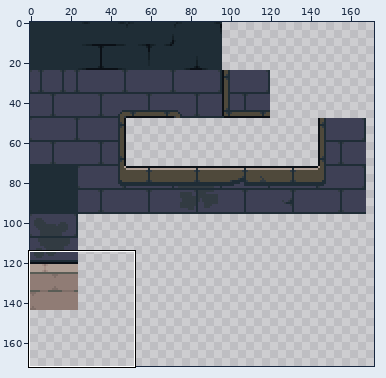
File history of a sprite sheet, Sprites/sewer_lower.png. Above, an overview of the earlier version with the close-up marked.
Close-up. Before the commit:
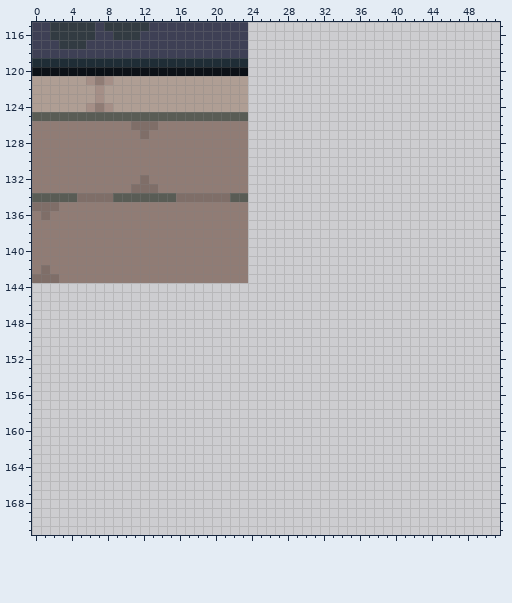
The file is 240x240 pixels. Shown: x 0..51, y 115..171. The wide view leaves out empty margins.
And afterwards:
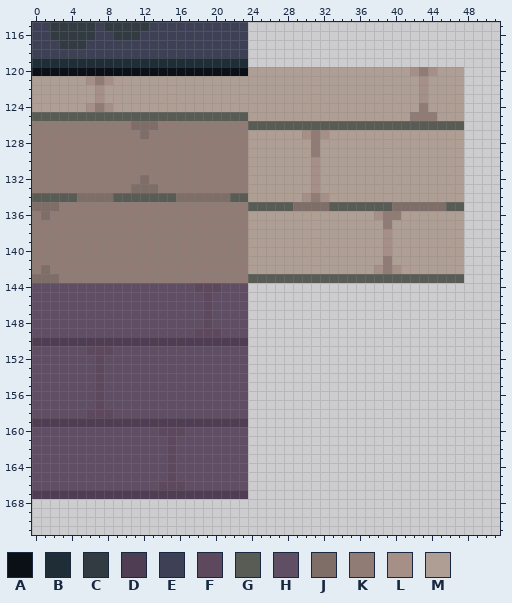
Palette (. is transparent): A #0b1016  B #1f2d36  C #323b42  D #4f3e53  E #3e4055  F #5e485e  G #595c55  H #5f4e64  J #7f6e68  K #907c75  L #a58f87  M #af9e94
Edits made:
@@ x 0..51 @@
 119 BBBBBBBBBBBBBBBBBBBBBBBB............................
-120 AAAAAAAAAAAAAAAAAAAAAAAA............................
-121 MMMMMMLKLMMMMMMMMMMMMMMM............................
-122 MMMMMMMLMMMMMMMMMMMMMMMM............................
-123 MMMMMMMLMMMMMMMMMMMMMMMM............................
-124 MMMMMMLKLMMMMMMMMMMMMMMM............................
-125 GGGGGGGGGGGGGGGGGGGGGGGG............................
-126 KKKKKKKKKKKJJJKKKKKKKKKK............................
-127 KKKKKKKKKKKKJKKKKKKKKKKK............................
-128 KKKKKKKKKKKKKKKKKKKKKKKK............................
-129 KKKKKKKKKKKKKKKKKKKKKKKK............................
-130 KKKKKKKKKKKKKKKKKKKKKKKK............................
-131 KKKKKKKKKKKKKKKKKKKKKKKK............................
-132 KKKKKKKKKKKKJKKKKKKKKKKK............................
-133 KKKKKKKKKKKJJJKKKKKKKKKK............................
-134 GGGGGJJJJGGGGGGGJJJJJJGG............................
-135 JJJKKKKKKKKKKKKKKKKKKKKK............................
-136 KJKKKKKKKKKKKKKKKKKKKKKK............................
-137 KKKKKKKKKKKKKKKKKKKKKKKK............................
-138 KKKKKKKKKKKKKKKKKKKKKKKK............................
-139 KKKKKKKKKKKKKKKKKKKKKKKK............................
-140 KKKKKKKKKKKKKKKKKKKKKKKK............................
-141 KKKKKKKKKKKKKKKKKKKKKKKK............................
-142 KJKKKKKKKKKKKKKKKKKKKKKK............................
-143 JJJKKKKKKKKKKKKKKKKKKKKK............................
-144 ....................................................
-145 ....................................................
-146 ....................................................
-147 ....................................................
-148 ....................................................
-149 ....................................................
-150 ....................................................
-151 ....................................................
-152 ....................................................
-153 ....................................................
-154 ....................................................
-155 ....................................................
-156 ....................................................
-157 ....................................................
-158 ....................................................
-159 ....................................................
-160 ....................................................
-161 ....................................................
-162 ....................................................
-163 ....................................................
-164 ....................................................
-165 ....................................................
-166 ....................................................
-167 ....................................................
+120 AAAAAAAAAAAAAAAAAAAAAAAAMMMMMMMMMMMMMMMMMMLKLMMM....
+121 MMMMMMLKLMMMMMMMMMMMMMMMMMMMMMMMMMMMMMMMMMMLMMMM....
+122 MMMMMMMLMMMMMMMMMMMMMMMMMMMMMMMMMMMMMMMMMMMLMMMM....
+123 MMMMMMMLMMMMMMMMMMMMMMMMMMMMMMMMMMMMMMMMMMMLMMMM....
+124 MMMMMMLKLMMMMMMMMMMMMMMMMMMMMMMMMMMMMMMMMMMKMMMM....
+125 GGGGGGGGGGGGGGGGGGGGGGGGMMMMMMMMMMMMMMMMMMKKKMMM....
+126 KKKKKKKKKKKJJJKKKKKKKKKKGGGGGGGGGGGGGGGGGGGGGGGG....
+127 KKKKKKKKKKKKJKKKKKKKKKKKMMMMMMLKLMMMMMMMMMMMMMMM....
+128 KKKKKKKKKKKKKKKKKKKKKKKKMMMMMMMKMMMMMMMMMMMMMMMM....
+129 KKKKKKKKKKKKKKKKKKKKKKKKMMMMMMMKMMMMMMMMMMMMMMMM....
+130 KKKKKKKKKKKKKKKKKKKKKKKKMMMMMMMLMMMMMMMMMMMMMMMM....
+131 KKKKKKKKKKKKKKKKKKKKKKKKMMMMMMMLMMMMMMMMMMMMMMMM....
+132 KKKKKKKKKKKKJKKKKKKKKKKKMMMMMMMLMMMMMMMMMMMMMMMM....
+133 KKKKKKKKKKKJJJKKKKKKKKKKMMMMMMMLMMMMMMMMMMMMMMMM....
+134 GGGGGJJJJGGGGGGGJJJJJJGGMMMMMMLKLMMMMMMMMMMMMMMM....
+135 JJJKKKKKKKKKKKKKKKKKKKKKGGGGGJJJJGGGGGGGJJJJJJGG....
+136 KJKKKKKKKKKKKKKKKKKKKKKKMMMMMMMMMMMMMMLKKMMMMMMM....
+137 KKKKKKKKKKKKKKKKKKKKKKKKMMMMMMMMMMMMMMMKMMMMMMMM....
+138 KKKKKKKKKKKKKKKKKKKKKKKKMMMMMMMMMMMMMMMLMMMMMMMM....
+139 KKKKKKKKKKKKKKKKKKKKKKKKMMMMMMMMMMMMMMMLMMMMMMMM....
+140 KKKKKKKKKKKKKKKKKKKKKKKKMMMMMMMMMMMMMMMLMMMMMMMM....
+141 KKKKKKKKKKKKKKKKKKKKKKKKMMMMMMMMMMMMMMMKMMMMMMMM....
+142 KJKKKKKKKKKKKKKKKKKKKKKKMMMMMMMMMMMMMMLKLMMMMMMM....
+143 JJJKKKKKKKKKKKKKKKKKKKKKGGGGGGGGGGGGGGGGGGGGGGGG....
+144 HHHHHHHHHHHHHHHHHHFFFHHH............................
+145 HHHHHHHHHHHHHHHHHHHFHHHH............................
+146 HHHHHHHHHHHHHHHHHHHFHHHH............................
+147 HHHHHHHHHHHHHHHHHHHFHHHH............................
+148 HHHHHHHHHHHHHHHHHHHFHHHH............................
+149 HHHHHHHHHHHHHHHHHHFFFHHH............................
+150 DDDDDDDDDDDDDDDDDDDDDDDD............................
+151 HHHHHHFFFHHHHHHHHHHHHHHH............................
+152 HHHHHHHFHHHHHHHHHHHHHHHH............................
+153 HHHHHHHFHHHHHHHHHHHHHHHH............................
+154 HHHHHHHFHHHHHHHHHHHHHHHH............................
+155 HHHHHHHFHHHHHHHHHHHHHHHH............................
+156 HHHHHHHFHHHHHHHHHHHHHHHH............................
+157 HHHHHHHFHHHHHHHHHHHHHHHH............................
+158 HHHHHHFFFHHHHHHHHHHHHHHH............................
+159 DDDDDDDDDDDDDDDDDDDDDDDD............................
+160 HHHHHHHHHHHHHHFFFHHHHHHH............................
+161 HHHHHHHHHHHHHHHFHHHHHHHH............................
+162 HHHHHHHHHHHHHHHFHHHHHHHH............................
+163 HHHHHHHHHHHHHHHFHHHHHHHH............................
+164 HHHHHHHHHHHHHHHFHHHHHHHH............................
+165 HHHHHHHHHHHHHHHFHHHHHHHH............................
+166 HHHHHHHHHHHHHHFFFHHHHHHH............................
+167 DDDDDDDDDDDDDDDDDDDDDDDD............................
 168 ....................................................
Where, in picture pixels (left, top, right, bottom), the same in both close-ups:
added: (32, 67, 464, 499)
